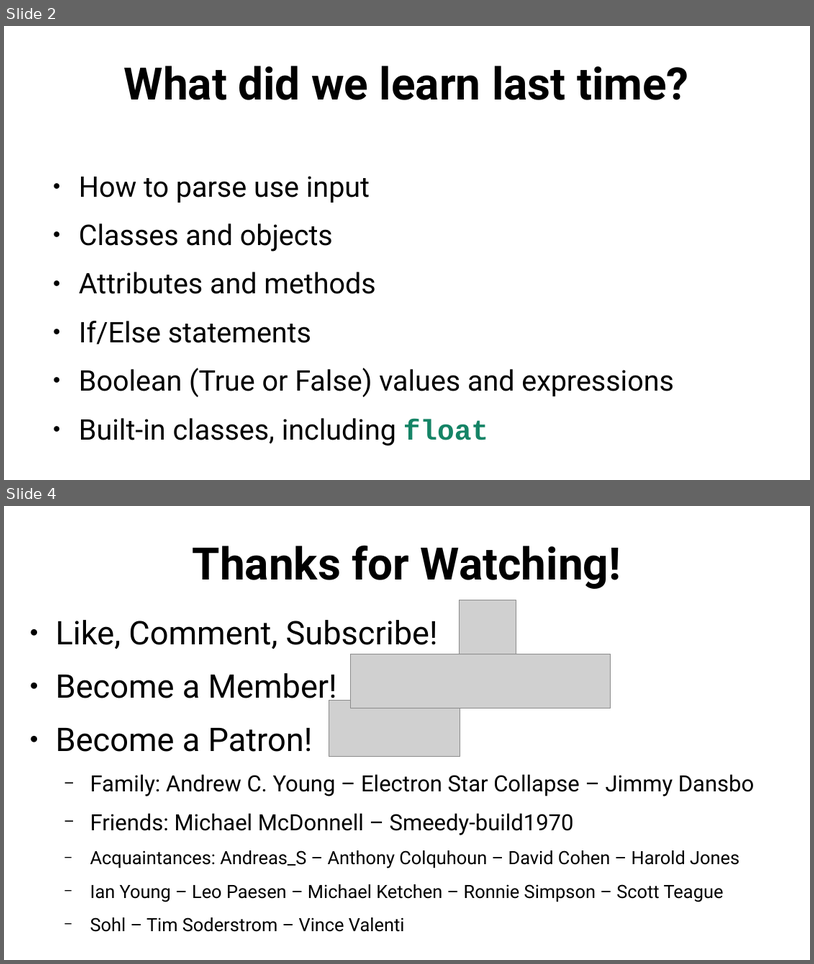
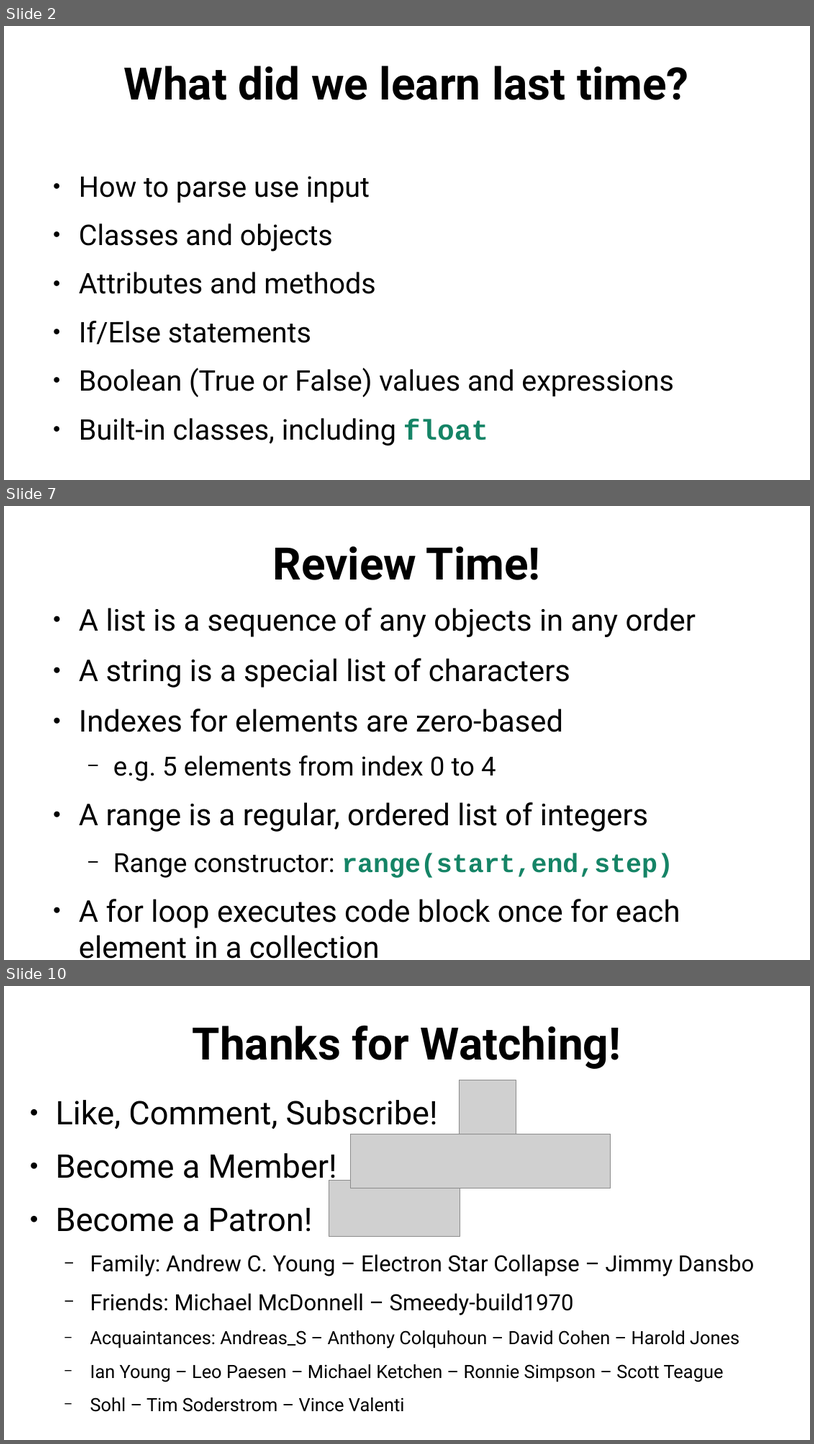
Before and after one commit to SlithyMatt/python-tutorial, a slide deck: lesson3/python101_lesson3_slides.odp. Shown one above the other, each under a label of ours: slides 2 and 4 before the commit, slides 2, 7 and 10 after it; the slides between them are not shown. The pictures are 814x964 and 814x1444 pixels, drawn with LibreOffice and Linux fonts; fonts in the diff are those of the drawing; grey boxes stand for pictures. Boxes give left, top, right and bottom in pixels: in the first picture for what was removed or moved away, otherwise in the second. Text is boxed around its words. In the diff, an @@ line names an element or a change of style, - is before the commit and + after.

```diff
--- a/lesson3/python101_lesson3_slides.odp
+++ b/lesson3/python101_lesson3_slides.odp
@@ slide 7 added at <box>4,506,810,960</box>, background #FFFFFF @@
@@ title added at <box>273,546,541,580</box>, 44 pt, text #000000, bold @@
+Review Time!
@@ text added at <box>79,608,696,958</box>, 29.6 pt, text #000000 @@
+● A list is a sequence of any objects in any order
+● A string is a special list of characters
+● Indexes for elements are zero-based
+  − e.g. 5 elements from index 0 to 4
+● A range is a regular, ordered list of integers
+  − Range constructor: range(start,end,step)
+● A for loop executes code block once for each element in a collection
@@ what was slide 4 is now slide 10 @@
```
Also in this commit, not shown: 1 slide changed, 5 other slides added.
